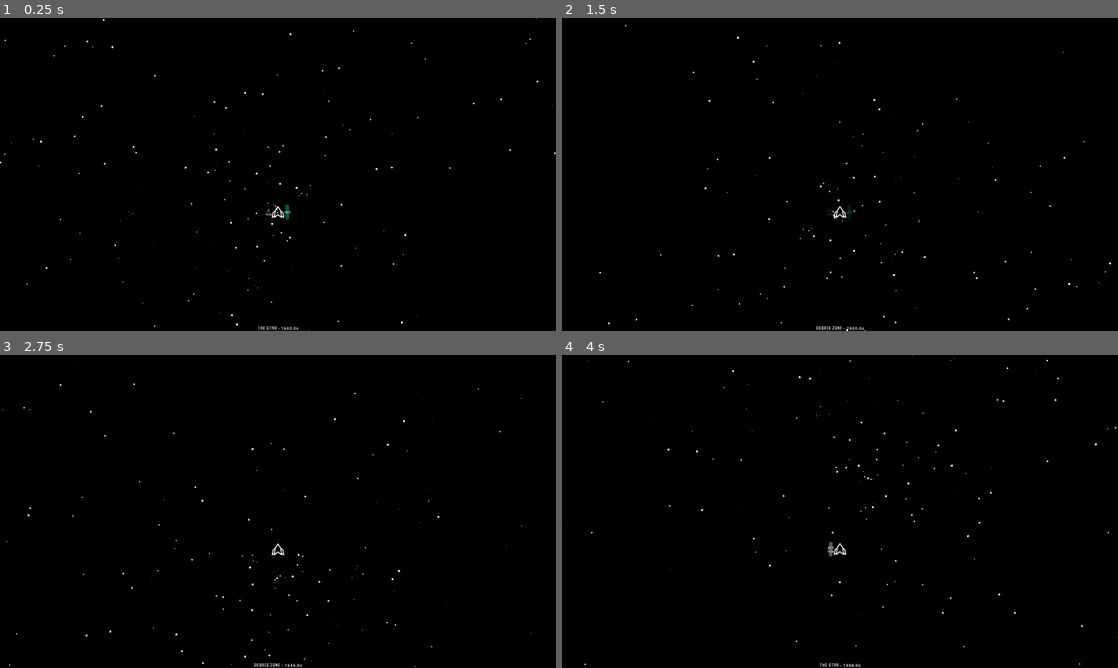
Above: before the commit, frames 1-4 (two rows, left to right).
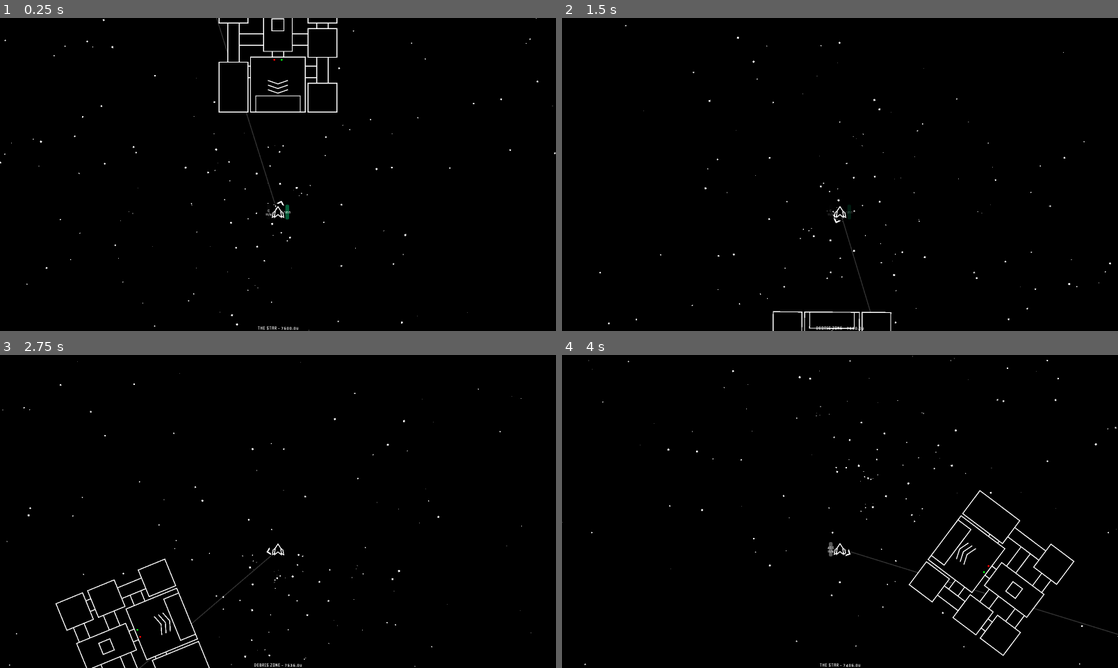
Above: after the commit, the same moments.

Repository: ToasterPanic/space-game
Game: Godot game, scene res://scenes/game.tscn
Two runs of this game, one before a commit and one after it. Both use one fixed random seed, a clock stepped at 60 frames per second and the inputs below.
Inputs (mouse positions are in pixels of both pictures, inside the frame that each line leads up to):
- Up to frame 1 (0.25 s): no input
- Up to frame 2 (1.5 s): tap Enter at 0.5 s; move the mouse to (867, 174) at 0.52 s; hold E (interact, bound only after the commit) 0.53-1.28 s; hold W (move_forward) from 0.53 s (still down); tap Shift (boost) at 0.6 s; move the mouse to (812, 174) at 1.27 s; tap E (interact, bound only after the commit) at 1.35 s
- Up to frame 3 (2.75 s): keep holding W (move_forward); tap Shift (boost) at 1.55, 2.1 s; move the mouse to (289, 505) at 2.02 s; hold E (interact, bound only after the commit) from 2.03 s (still down)
- Up to frame 4 (4 s): keep holding W (move_forward); move the mouse to (834, 517) at 2.77 s; release E (interact, bound only after the commit) at 2.78 s; click (834, 517) at 2.85 s; tap Shift (boost) at 3.05 s; move the mouse to (878, 514) at 3.52 s; hold E (interact, bound only after the commit) from 3.53 s (still down); tap Mouse wheel down (speed_down) at 3.6 s

The runs differ from the first frame. In frame 1, 1.0% of the frame differs, in the area x 38-61%, y 0-63%; in frame 2, 0.3%; in frame 3, 1.0%; in frame 4, 1.4%, in the area x 50-100%, y 43-100%.

Commit message:
Space station with VERY BASIC navigator arrow

Diff:
--- a/project.godot
+++ b/project.godot
@@ -83,6 +83,11 @@
 "events": [Object(InputEventKey,"resource_local_to_scene":false,"resource_name":"","device":-1,"window_id":0,"alt_press …(195 unchanged characters)…
 ]
 }
+interact={
+"deadzone": 0.2,
+"events": [Object(InputEventKey,"resource_local_to_scene":false,"resource_name":"","device":-1,"window_id":0,"alt_pressed":false,"shift_pressed":false,"ctrl_pressed":false,"meta_pressed":false,"pressed":false,"keycode":0,"physical_keycode":69,"key_label":0,"unicode":101,"location":0,"echo":false,"script":null)
+]
+}
 
 [physics]
 
--- a/scenes/game.tscn
+++ b/scenes/game.tscn
@@ -12,8 +12,13 @@
 [ext_resource type="AudioStream" uid="uid://4abghqdw3mgg" path="res://sounds/collision.mp3" id="6_kvuet"]
 [ext_resource type="PackedScene" uid="uid://0ypgp5onckx8" path="res://scenes/explosion_particles.tscn" id="7_kvpfn"]
 [ext_resource type="PackedScene" uid="uid://bfa533n1gdi7y" path="res://scenes/star.tscn" id="10_vtaks"]
+[ext_resource type="Texture2D" uid="uid://b0nvjetek36rr" path="res://textures/navigator_arrow.png" id="11_ca42v"]
 [ext_resource type="Script" uid="uid://bvkcdaa4ll637" path="res://scripts/ui.gd" id="14_trtic"]
+[ext_resource type="Texture2D" uid="uid://ca1myb2b8kl7u" path="res://textures/space_station.png" id="15_ca42v"]
 [ext_resource type="Theme" uid="uid://dv800mwl26xl1" path="res://scenes/theme.tres" id="15_ir15t"]
+
+[sub_resource type="RectangleShape2D" id="RectangleShape2D_rysoc"]
+size = Vector2(2048, 2048)
 
 [sub_resource type="Curve" id="Curve_p57ef"]
 _data = [Vector2(0, 1), 0.0, 0.0, 0, 0, Vector2(0.99999, 0), 0.0, 0.0, 0, 0, Vector2(1, 1), 0.0, 0.0, 0, 0]
@@ -59,6 +64,11 @@
 outline_size = 16
 outline_color = Color(0, 0, 0, 1)
 
+[sub_resource type="LabelSettings" id="LabelSettings_rysoc"]
+font_size = 32
+outline_size = 16
+outline_color = Color(0, 0, 0, 1)
+
 [sub_resource type="LabelSettings" id="LabelSettings_kvuet"]
 font_size = 128
 
@@ -67,6 +77,16 @@
 
 [node name="Game" type="Node2D"]
 script = ExtResource("1_gee14")
+
+[node name="Stars" type="Node2D" parent="."]
+
+[node name="Star" parent="Stars" instance=ExtResource("10_vtaks")]
+position = Vector2(-175, -35)
+
+[node name="UpGuide" type="ColorRect" parent="."]
+offset_right = 4.0
+offset_bottom = 1e+16
+color = Color(1, 1, 1, 0.19607843)
 
 [node name="Imperfect" type="AudioStreamPlayer" parent="."]
 process_mode = 3
@@ -75,6 +95,18 @@
 autoplay = true
 bus = &"Music"
 parameters/looping = true
+
+[node name="PointsOfInterest" type="Node2D" parent="."]
+
+[node name="SpaceStation" type="Sprite2D" parent="PointsOfInterest"]
+position = Vector2(0, 6814)
+scale = Vector2(0.25, 0.25)
+texture = ExtResource("15_ca42v")
+
+[node name="InteractArea" type="Area2D" parent="PointsOfInterest/SpaceStation"]
+
+[node name="CollisionShape2D" type="CollisionShape2D" parent="PointsOfInterest/SpaceStation/InteractArea"]
+shape = SubResource("RectangleShape2D_rysoc")
 
 [node name="Player" type="RigidBody2D" parent="."]
 position = Vector2(0, 7500)
@@ -115,6 +147,10 @@
 scale = Vector2(0.25, 0.25)
 texture = ExtResource("1_uwrxv")
 
+[node name="NavigatorArrow" type="Sprite2D" parent="Player"]
+scale = Vector2(0.25, 0.25)
+texture = ExtResource("11_ca42v")
+
 [node name="CollisionShape2D" type="CollisionShape2D" parent="Player"]
 shape = SubResource("CircleShape2D_uwrxv")
 
@@ -233,11 +269,6 @@
 
 [node name="Enemies" type="Node2D" parent="."]
 
-[node name="Stars" type="Node2D" parent="."]
-
-[node name="Star" parent="Stars" instance=ExtResource("10_vtaks")]
-position = Vector2(-175, -35)
-
 [node name="CanvasLayer" type="CanvasLayer" parent="."]
 
 [node name="Control" type="Control" parent="CanvasLayer"]
@@ -261,6 +292,24 @@
 grow_horizontal = 2
 text = "COMBAT INITIATED!"
 label_settings = SubResource("LabelSettings_dinhu")
+horizontal_alignment = 1
+
+[node name="InteractText" type="Label" parent="CanvasLayer/Control"]
+visible = false
+layout_mode = 1
+anchors_preset = 8
+anchor_left = 0.5
+anchor_top = 0.5
+anchor_right = 0.5
+anchor_bottom = 0.5
+offset_left = -496.5
+offset_top = -17.0
+offset_right = 496.5
+offset_bottom = 17.0
+grow_horizontal = 2
+grow_vertical = 2
+text = "press E to heal & refuel"
+label_settings = SubResource("LabelSettings_rysoc")
 horizontal_alignment = 1
 
 [node name="ZoneText" type="Label" parent="CanvasLayer/Control"]
--- a/scenes/player.gd
+++ b/scenes/player.gd
@@ -19,6 +19,8 @@
 
 func _process(delta: float) -> void:
 	collision_cooldown -= delta
+
+	$NavigatorArrow.rotation = -rotation + (game.get_node("PointsOfInterest/SpaceStation").global_position - global_position).normalized().angle() - rad_to_deg(90)
 
 	if Input.is_action_pressed("rotate_left"):
 		angular_velocity = deg_to_rad(-120)
@@ -154,3 +156,9 @@
 	if event is InputEventMouseMotion:
 		mouse_movement = event.relative
 		angular_target = mouse_movement.x / 64
+	elif event.is_action_pressed("interact"):
+		for n in game.get_node("PointsOfInterest").get_children():
+			if n.get_node("InteractArea").get_overlapping_bodies().has(self):
+				if n.get_name() == "SpaceStation":
+					health = 1000
+					boost = 100
--- a/scripts/game.gd
+++ b/scripts/game.gd
@@ -50,6 +50,17 @@
 		i += 1
 
 func _process(delta: float) -> void:
+	$UpGuide.global_position = $Player.global_position
+	$UpGuide.rotation = (Vector2(0, 0) - $Player.global_position).normalized().angle() + rad_to_deg(90)
+
+	$CanvasLayer/Control/InteractText.visible = false
+
+	for n in $PointsOfInterest.get_children():
+		if n.get_node("InteractArea").get_overlapping_bodies().has($Player):
+			$CanvasLayer/Control/InteractText.visible = true
+			if n.get_name() == "SpaceStation":
+				$CanvasLayer/Control/InteractText.text = "press E to heal and refuel"
+
 	var player_targeted = false
 
 	for n in $Enemies.get_children():
@@ -89,11 +100,13 @@
 
 	var current_zone = null
 
+	var distance = $Player.global_position.length()
+
 	for n in zones:
-		if $Player.global_position.y > n.distance:
+		if distance > n.distance:
 			current_zone = n
 
-	$CanvasLayer/Control/ZoneText.text = current_zone.name + " - " + str(floorf($Player.global_position.y)) + "u"
+	$CanvasLayer/Control/ZoneText.text = current_zone.name + " - " + str(floorf(distance)) + "u"
 
 	asteroid_quota = current_zone.asteroid_quota
 
--- /dev/null
+++ b/scripts/space_station.gd
@@ -0,0 +1 @@
+extends Sprite2D
Not shown: 1 places in scenes/game.tscn that only renumber resources
Not shown, added: scripts/space_station.gd.uid
Binary file added: textures/navigator_arrow.png
Not shown, added: textures/navigator_arrow.png.import
Binary file added: textures/space_station.png
Not shown, added: textures/space_station.png.import
